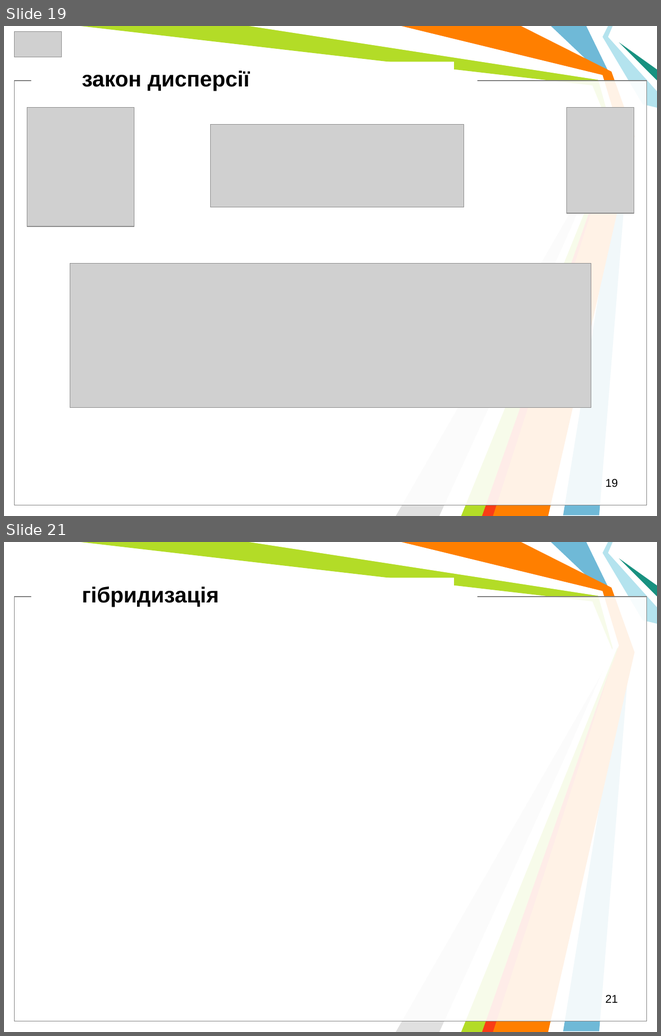
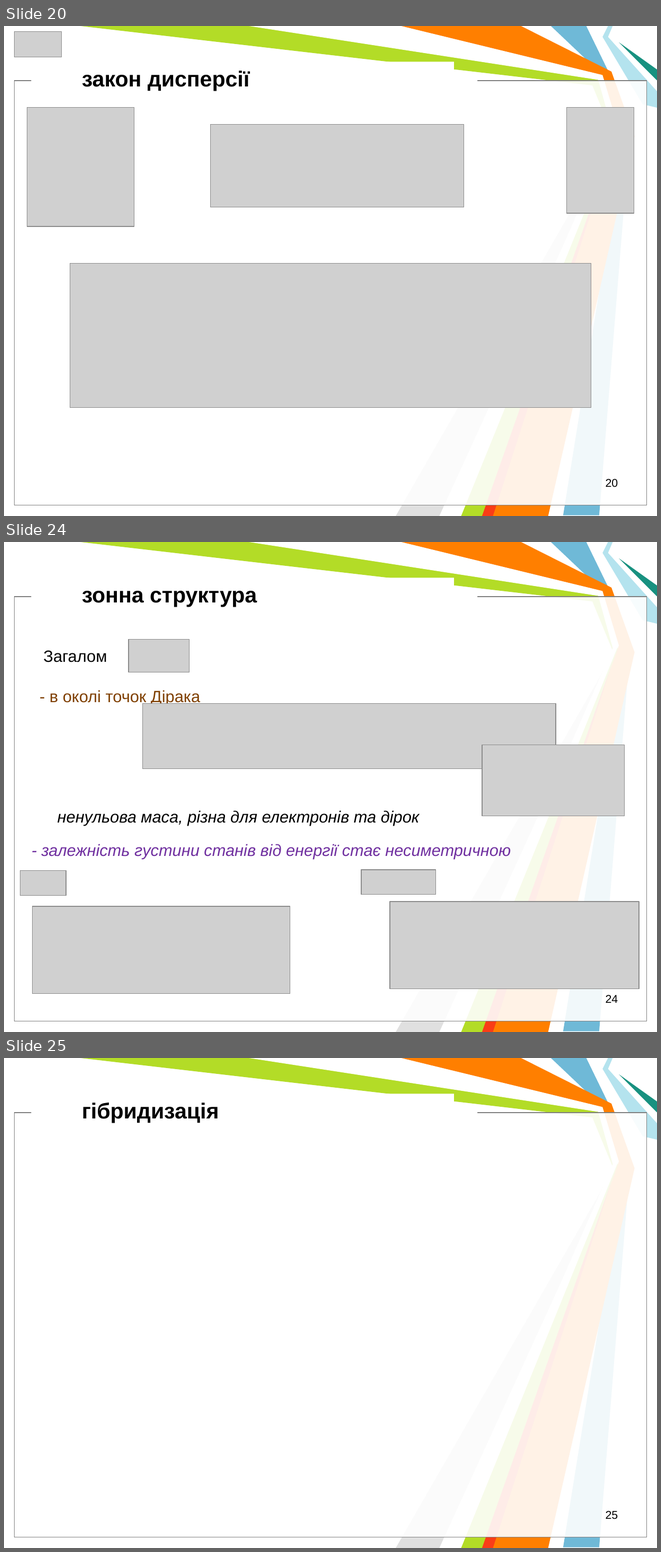
Before and after one commit to l432/NMK, a slide deck: Lecture/Nanoelectronika/Present/NanoelectronV5.ppt. Shown one above the other, each under a label of ours: slides 19 and 21 before the commit, slides 20, 24 and 25 after it; the slides between them are not shown. The pictures are 661x1036 and 661x1552 pixels, drawn with LibreOffice and Linux fonts; fonts in the diff are those of the drawing; grey boxes stand for pictures; background and template pictures are left out. Boxes give left, top, right and bottom in pixels: in the first picture for what was removed or moved away, otherwise in the second. Text is boxed around its words. In the diff, an @@ line names an element or a change of style, - is before the commit and + after.

```diff
--- a/Lecture/Nanoelectronika/Present/NanoelectronV5.ppt
+++ b/Lecture/Nanoelectronika/Present/NanoelectronV5.ppt
@@ slide 24 added at box(4, 542, 657, 1032), background #FFFFFF; not listed: 11 template elements that a slide beside it also shows @@
@@ text added at box(82, 591, 257, 607), 24 pt, text #000000, bold @@
+зонна структура
@@ text added at box(43, 650, 107, 662), 18 pt, text #000000 @@
+Загалом
@@ picture added at box(129, 640, 190, 672) @@
@@ text added at box(50, 690, 200, 705), 18 pt, text #7F3F00 @@
+- в околі точок Дірака
@@ picture added at box(142, 703, 556, 769) @@
@@ picture added at box(482, 745, 624, 816) @@
@@ text added at box(58, 810, 420, 825), 18 pt, text #000000, italic @@
+ненульова маса, різна для електронів та дірок
@@ text added at box(42, 844, 511, 858), 18 pt, text #7030A0, italic @@
+- залежність густини станів від енергії стає несиметричною
@@ picture added at box(20, 871, 66, 896) @@
@@ picture added at box(361, 870, 435, 894) @@
@@ picture added at box(33, 906, 290, 994) @@
@@ picture added at box(390, 901, 639, 989) @@
@@ page number added at box(606, 995, 618, 1003), 12.5 pt, text #000000 @@
+24
@@ what was slide 19 is now slide 20 @@
@@ page number at box(606, 479, 618, 487): text changed @@
-19
+20
@@ what was slide 21 is now slide 25 @@
@@ page number at box(606, 1511, 618, 1519): text changed @@
-21
+25
```
Also in this commit, not shown: 2 slides changed, 3 other slides added.
